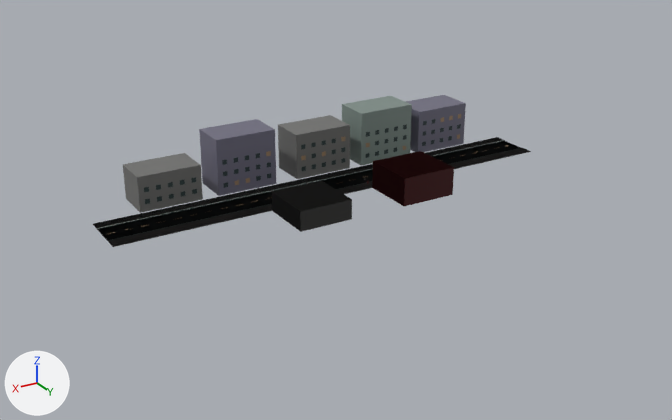
An edit to the glTF model models/casino_strada.glb, drawn before and after from the same camera.
Before and after are seen from a 50 mm lens placed at (112.9, 182.6, 87.6), pointed at (-1.0, -7.2, -7.3). Lighting does not change. The marker at lower left points along +X, +Y and +Z. The older version comes first. Vertices at exactly the same position are counted once.

Objects in the first picture: 'Coliziune', 'Strada' and 1 more.
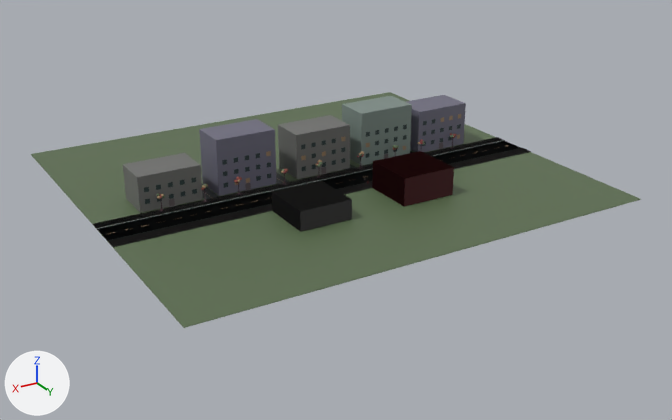
The change, as a diff of the scene's bpy script:
```diff
--- a/models/casino_strada.glb.py
+++ b/models/casino_strada.glb.py
@@ me_strada @@
 # used by ob_strada; location = (0.0, 0.0, 0.0)
-me_strada.from_pydata(...)  # 2658 vertices, 4092 faces; spans x -60.0..60.0, y -25.0..14.0, z -0.1..14.5
+me_strada.from_pydata(...)  # 4466 vertices, 7200 faces; spans x -60.0..60.0, y -70.0..40.0, z -0.2..14.5
+# me_strada part 1: the loose piece of 8 vertices spanning x -60.0..60.0, y -14.2..-11.2, z 0.0..0.2 is copied, and the copy is scaled about its middle by (1, 36.7, 0.667), then moved by (0.0, -2.3, -0.2); it spans x -60.0..60.0, y -70.0..40.0, z -0.2..-0.1
+# me_strada part 2: a new loose piece, a box spanning x 8.2..11.8, y -25.4..-14.6, z -0.06..-0.02, in mat_defaultmaterial_002
+# me_strada part 3: a new loose piece, a box spanning x 28.2..31.8, y -25.4..-14.6, z -0.06..-0.02, in mat_defaultmaterial_002
+# me_strada part 4: 1476 vertices added at x -43.7..44.5, y -14.3..-12.4, z 0.1..4.7
+# other edits to the shape of me_strada do not show in these pictures
 me_strada.materials.append(mat_defaultmaterial_002)
```

Changed parts and their boxes (x1, y1, x2, y2) in the pictures (672 x 420 px):
'Strada', reshaped (39% wider, 55% taller)
    before: (94, 95, 531, 247)
    after: (31, 92, 641, 328)
part 1 of me_strada, added (green)
    after: (31, 92, 641, 328)
part 2 of me_strada, added
    after: (276, 172, 290, 184)
part 3 of me_strada, added
    after: (202, 184, 219, 199)
part 4 of me_strada, added
    after: (157, 138, 454, 211)
